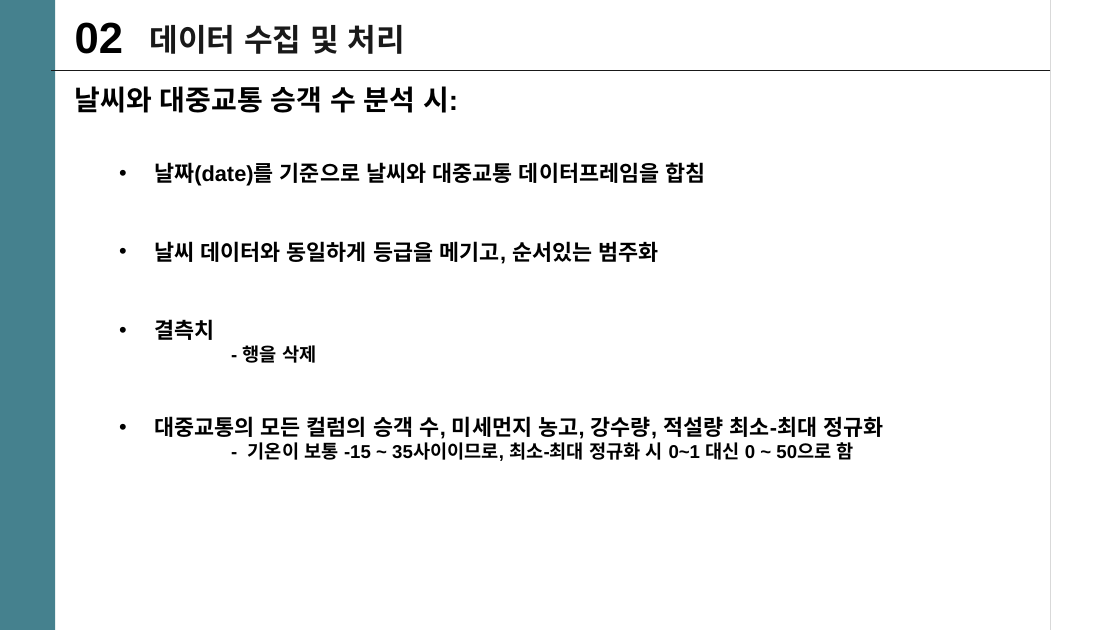
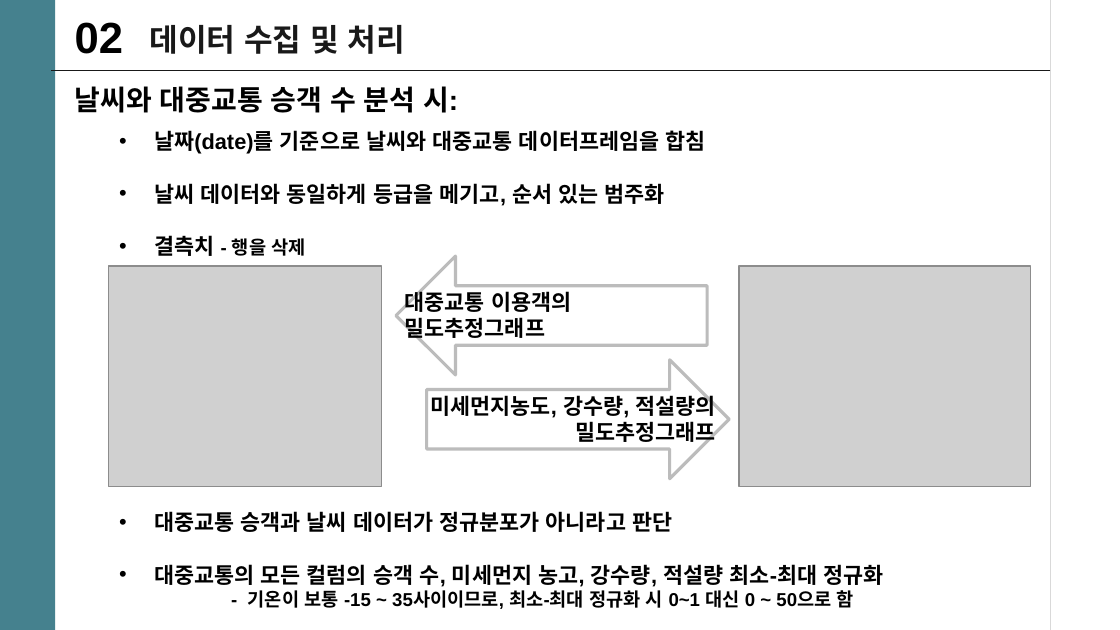
Before and after one commit to mini-project-y/1st_mini_project, a slide deck: slide 3 of Yuri/PJT-yuri.pptx. Drawn at 1120x630 pixels with LibreOffice and Linux fonts; fonts in the diff are those of the drawing; grey boxes stand for pictures. Boxes give left, top, right and bottom in pixels: in the first picture for what was removed or moved away, otherwise in the second. Text is boxed around its words. In the diff, an @@ line names an element or a change of style, - is before the commit and + after.

```diff
--- a/Yuri/PJT-yuri.pptx
+++ b/Yuri/PJT-yuri.pptx
@@ text "날짜(date)를 기준으로 날씨와 대중교통 데이터프레임을 ...": place and size @@
-text "날짜(date)를 기준으로 날씨와 대중교통 데이터프레임을 ..." at <box>154,162,883,461</box>
+text "날짜(date)를 기준으로 날씨와 대중교통 데이터프레임을 ..." at <box>154,130,883,609</box>
@@ text at <box>154,183,672,532</box>: text changed @@
-• 날씨 데이터와 동일하게 등급을 메기고, 순서있는 범주화
-• 결측치
-- 행을 삭제
+• 날씨 데이터와 동일하게 등급을 메기고, 순서 있는 범주화
+• 결측치 - 행을 삭제
+• 대중교통 승객과 날씨 데이터가 정규분포가 아니라고 판단
@@ picture added at <box>109,267,382,487</box> @@
@@ right arrow added at <box>396,256,708,375</box>, fill #FFFFFF, outline #BDBDBD 2 pt @@
@@ picture added at <box>739,267,1030,487</box> @@
@@ text added at <box>405,289,571,343</box>, 14 pt, text #000000, bold @@
+대중교통 이용객의
+밀도추정그래프
@@ right arrow added at <box>427,360,729,478</box>, fill #FFFFFF, outline #BDBDBD 2 pt @@
@@ text added at <box>430,392,715,446</box>, 14 pt, text #000000, bold @@
+미세먼지농도, 강수량, 적설량의
+밀도추정그래프
```
Also in this commit, not shown: 3 other slides changed, 5 slides added, 4 other files.
